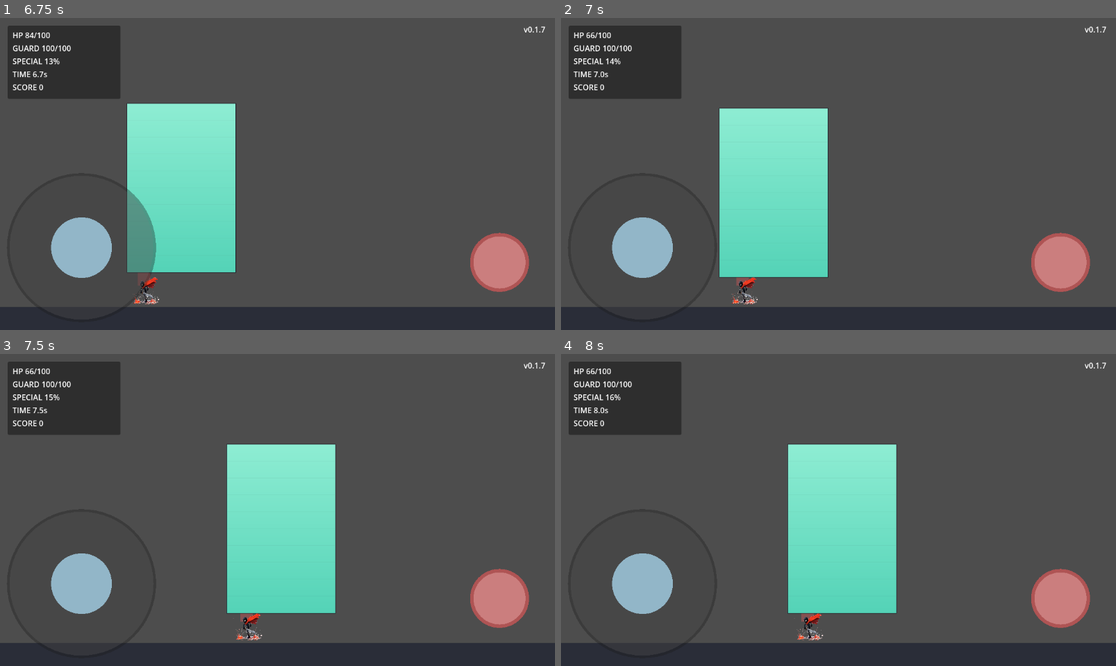
Above: before the commit, frames 1-4 (two rows, left to right).
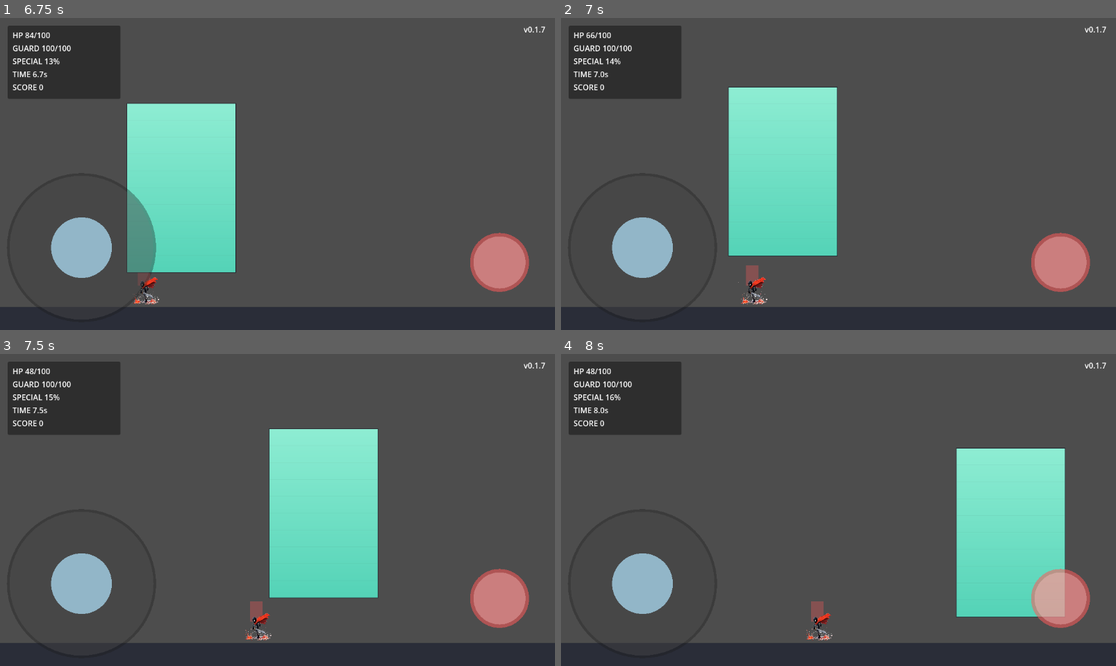
Above: after the commit, the same moments.

Repository: jenemia/BuildingSlash
Game: Godot game, scene res://scenes/Main.tscn
The game is run twice, just before and just after one commit, with the same random seed, the same clock (stepped at 60 frames per second) and the same inputs.
Inputs (mouse positions are in pixels of both pictures, inside the frame that each line leads up to):
- Up to frame 1 (6.75 s): tap Enter at 0.5 s; move the mouse to (249, 236) at 0.52 s; hold D (move_right) 0.53-1.25 s; tap Z (attack) every 1.5 s from 0.6 to 6.6 s; click (249, 236) at 0.67 s; tap Space (jump) at 0.77, 2, 3.77 s; drag from (444, 220) to (238, 230) at 1.27 s; move the mouse to (111, 127) at 2.02 s; hold A (move_left) 2.03-2.75 s; drag from (305, 174) to (488, 105) at 2.77 s; move the mouse to (194, 96) at 3.52 s; hold A (move_left) 3.53-4.25 s; drag from (399, 158) to (194, 96) at 4.27 s; move the mouse to (166, 189) at 5.02 s; hold D (move_right) 5.03-5.75 s; click (166, 189) at 5.17 s; drag from (333, 105) to (166, 189) at 5.77 s; move the mouse to (249, 236) at 6.52 s; hold D (move_right) from 6.53 s (still down)
- Up to frame 2 (7 s): keep holding D (move_right); tap Space (jump) at 6.77 s
- Up to frame 3 (7.5 s): release D (move_right) at 7.25 s; drag from (444, 556) to (260, 544) at 7.27 s
- Up to frame 4 (8 s): no input

Frame 1 is identical in both runs. In frame 2, 4.7% of the frame differs, in the area x 28-50%, y 22-92%; in frame 3, 10%; in frame 4, 22%, in the area x 4-91%, y 4-92%.

Commit message:
feat(combat): add block contact rebound loop with repeat-hit cooldown

Diff:
--- a/scripts/main/game_flow.gd
+++ b/scripts/main/game_flow.gd
@@ -5,6 +5,7 @@
 @export var max_hp: int = 100
 @export var hit_player_damage: int = 18
 @export var reached_ground_damage_default: int = 8
+@export var hit_player_dedupe_window_sec: float = 0.30
 @export var debug_damage_events: bool = false
 
 @onready var root: Node2D = get_parent() as Node2D
@@ -99,6 +100,7 @@
 		"source_id": block.get_instance_id() if block != null else 0,
 		"cause": "hit_player",
 		"amount": int(ceil(final_damage)),
+		"dedupe_window_sec": hit_player_dedupe_window_sec,
 	})
 
 func _on_block_touched_player(target: Node) -> void:
@@ -129,11 +131,15 @@
 	var source_id := int(event.get("source_id", 0))
 	var cause := String(event.get("cause", "unknown"))
 	var amount := maxi(1, int(event.get("amount", 1)))
+	var dedupe_window_sec := float(event.get("dedupe_window_sec", 0.0))
 	var dedupe_key := "%s:%s" % [str(source_id), cause]
-	if source_id != 0 and _damage_dedupe.has(dedupe_key):
-		return
-	if source_id != 0:
-		_damage_dedupe[dedupe_key] = true
+	if source_id != 0 and dedupe_window_sec > 0.0:
+		var now_sec := Time.get_ticks_msec() / 1000.0
+		if _damage_dedupe.has(dedupe_key):
+			var last_sec := float(_damage_dedupe[dedupe_key])
+			if now_sec - last_sec < dedupe_window_sec:
+				return
+		_damage_dedupe[dedupe_key] = now_sec
 
 	hp = maxi(0, hp - amount)
 	if debug_damage_events:
--- a/scripts/world/falling_block.gd
+++ b/scripts/world/falling_block.gd
@@ -13,6 +13,7 @@
 @export var launch_min_force: float = 120.0
 @export var launch_max_force: float = 520.0
 @export var launch_cooldown: float = 0.08
+@export var player_contact_cooldown: float = 0.30
 @export var debug_print: bool = false
 @export_enum("SOFT", "NORMAL", "HARD") var tier_name: String = "NORMAL"
 
@@ -32,7 +33,7 @@
 var launch_resistance: float = 0.35
 var _launch_cd_left: float = 0.0
 var _ground_hit_processed: bool = false
-var _player_hit_processed: bool = false
+var _last_player_hit_time_sec: float = -9999.0
 var _color_top: Color = Color(0.93, 0.84, 0.58, 0.95)
 var _color_bottom: Color = Color(0.82, 0.68, 0.34, 0.95)
 
@@ -142,12 +143,16 @@
 	return node.name == "Ground" or node.is_in_group("ground")
 
 func _emit_player_hit_once(player: Node, contact_normal: Vector2 = Vector2.UP) -> void:
-	if _player_hit_processed:
-		return
-	_player_hit_processed = true
+	var now_sec := Time.get_ticks_msec() / 1000.0
+	if now_sec - _last_player_hit_time_sec < player_contact_cooldown:
+		return
+	_last_player_hit_time_sec = now_sec
+
 	emit_signal("hit_player", self, player)
 	# Backward compatibility
 	emit_signal("touched_player", player)
+
+	_apply_launch(player)
 
 	if player != null and player.has_method("request_contact_bounce"):
 		var boosted := false
Not shown, changed: VERSION.txt
Not shown, added: docs/block-contact-rebound-loop-implementation.md
Not shown, changed: index.html
Not shown, changed: index.pck
